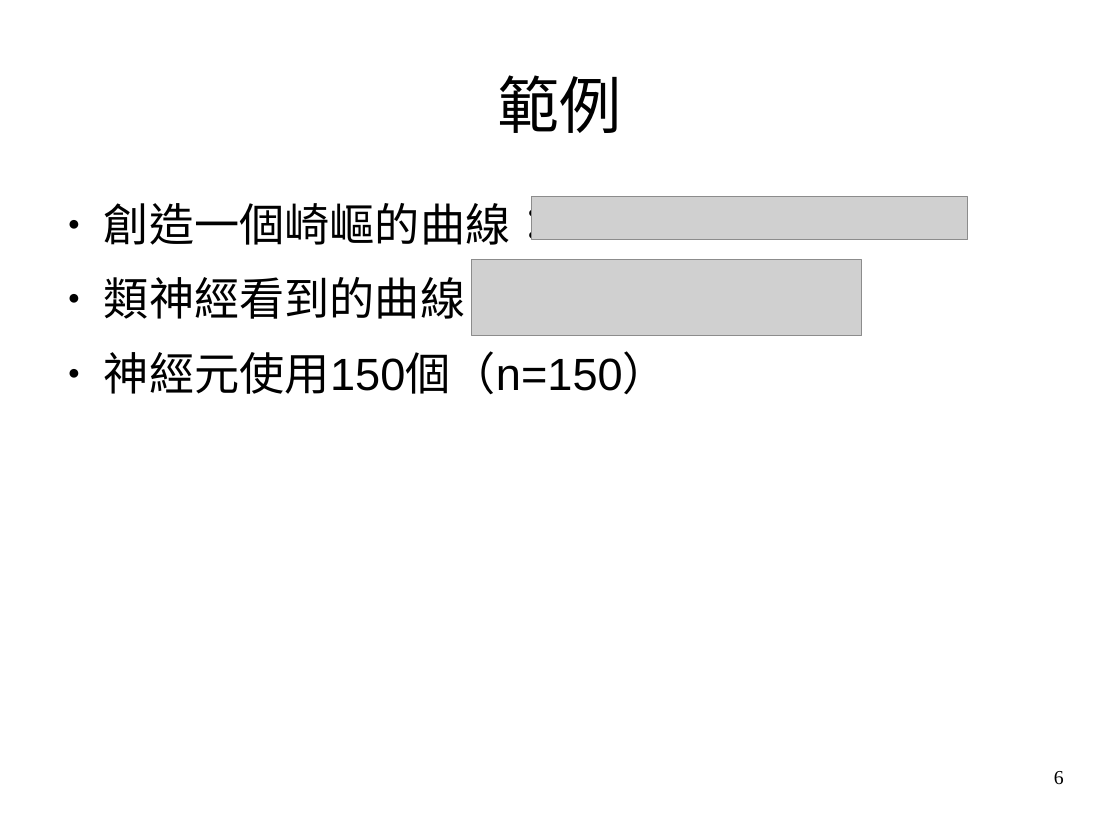
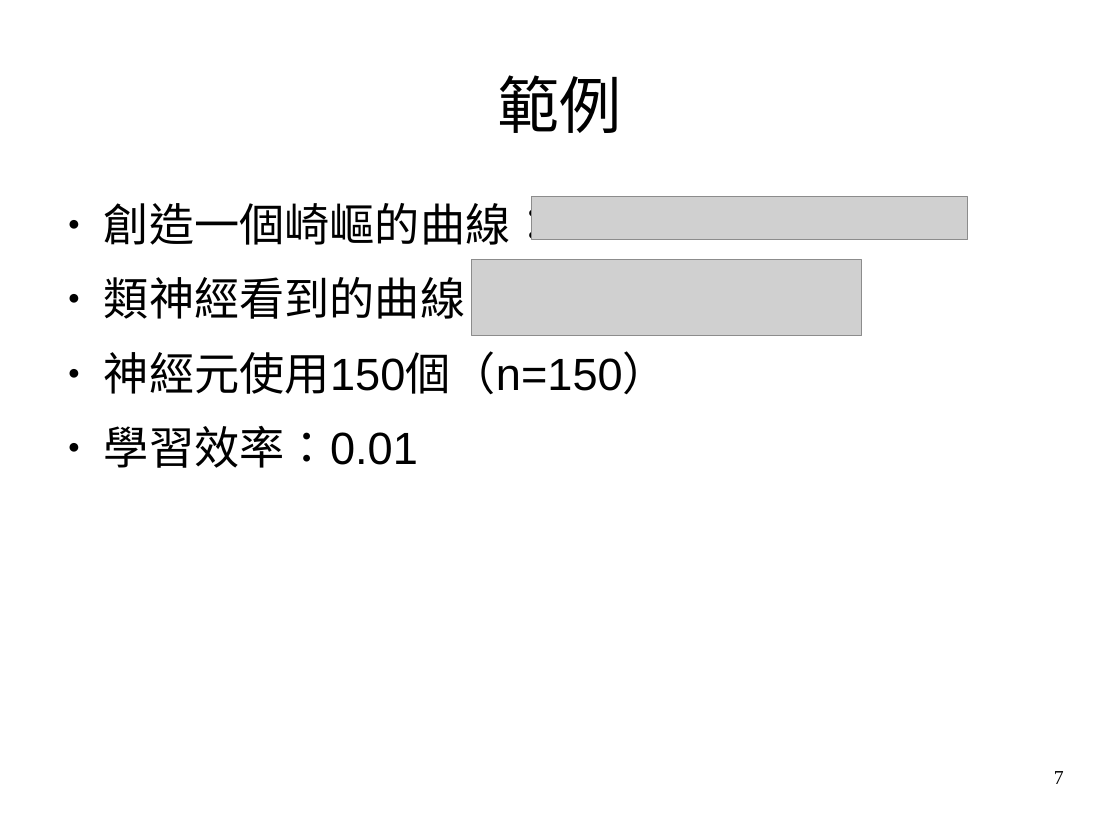
Before and after one commit to Lu-Yi-Hsun/AI, a slide deck: slide 7 of tensorflow/Neural Networks/類神經報告.odp (slide 6 before the commit). Drawn at 1120x840 pixels with LibreOffice and Linux fonts; fonts in the diff are those of the drawing; grey boxes stand for pictures. Boxes give left, top, right and bottom in pixels: in the first picture for what was removed or moved away, otherwise in the second. Text is boxed around its words. In the diff, an @@ line names an element or a change of style, - is before the commit and + after.

```diff
--- a/tensorflow/Neural Networks/類神經報告.odp
+++ b/tensorflow/Neural Networks/類神經報告.odp
@@ text at (104,426,418,468): paragraph added @@
+● 學習效率：0.01
@@ page number at (1054,771,1064,784): text changed @@
-6
+7
```
Also in this commit, not shown: 1 other slide changed, 2 slides added, 1 slide removed, 1 other file.
